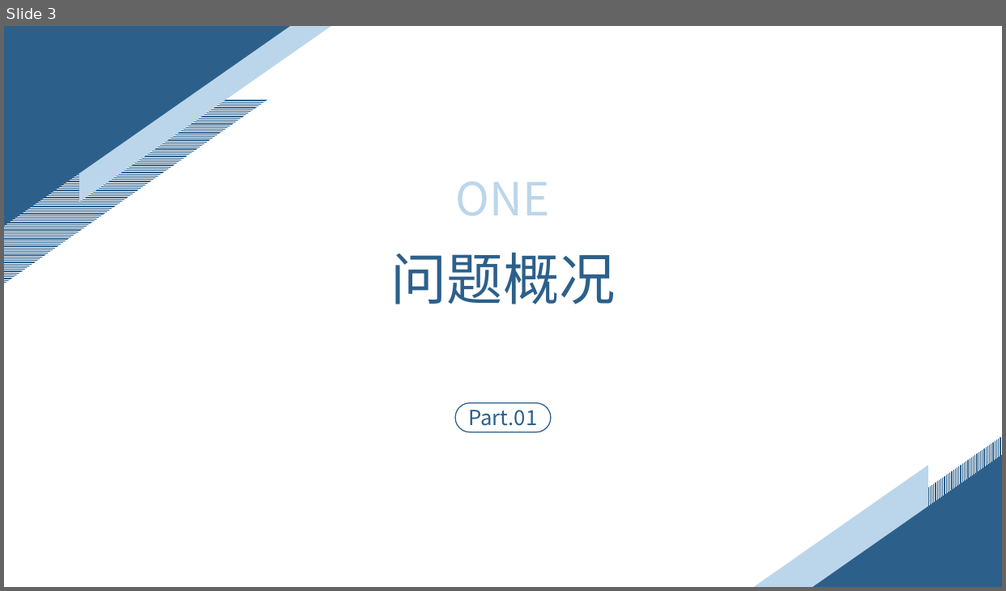
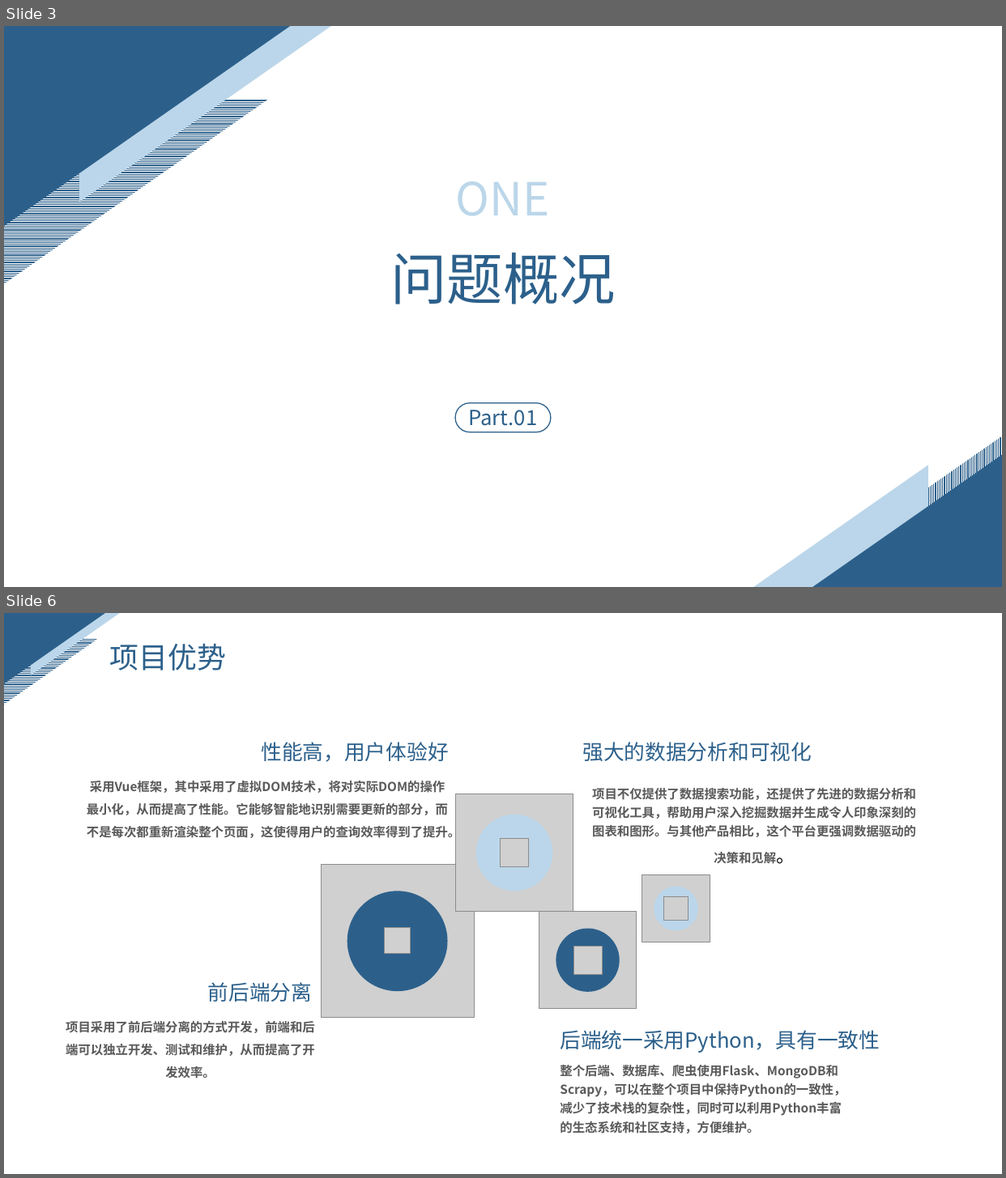
Before and after one commit to ZhangYHe/BIT-2023-ZYGC, a slide deck: doc/问题陈述.pptx. Shown one above the other, each under a label of ours: slide 3 before the commit, slides 3 and 6 after it; the slides between them are not shown. The pictures are 1006x591 and 1006x1178 pixels, drawn with LibreOffice and Linux fonts; fonts in the diff are those of the drawing; grey boxes stand for pictures. Boxes give left, top, right and bottom in pixels: in the first picture for what was removed or moved away, otherwise in the second. Text is boxed around its words. In the diff, an @@ line names an element or a change of style, - is before the commit and + after.

```diff
--- a/doc/问题陈述.pptx
+++ b/doc/问题陈述.pptx
@@ slide 6 added at (4, 613, 1002, 1174), background #FFFFFF @@
@@ right triangle added at (4, 613, 105, 684), fill #2C608B @@
@@ right triangle added at (31, 613, 120, 675), fill #BBD6EA @@
@@ right triangle added at (4, 639, 98, 705), fill pattern #2C608B on #FFFFFF @@
@@ text added at (110, 644, 227, 671), 28 pt, text #2C608B @@
+项目优势
@@ text added at (261, 742, 448, 762), 20 pt, text #2C608B @@
+性能高，用户体验好
@@ text added at (582, 742, 812, 761), 20 pt, text #2C608B @@
+强大的数据分析和可视化
@@ text added at (87, 781, 460, 840), 12 pt, text #595959, bold @@
+采用Vue框架，其中采用了虚拟DOM技术，将对实际DOM的操作最小化，从而提高了性能。它能够智能地识别需要更新的部分，而不是每次都重新渲染整个页面，这使得用户的查询效率得到了提升。
@@ text added at (592, 788, 916, 864), 12 pt, text #595959, bold @@
+项目不仅提供了数据搜索功能，还提供了先进的数据分析和可视化工具，帮助用户深入挖掘数据并生成令人印象深刻的图表和图形。与其他产品相比，这个平台更强调数据驱动的决策和见解。
@@ group added at (321, 794, 710, 1018): 8 pictures, 4 ellipses @@
@@ text added at (208, 982, 312, 1002), 20 pt, text #2C608B @@
+前后端分离
@@ text added at (66, 1021, 315, 1079), 12 pt, text #595959, bold @@
+项目采用了前后端分离的方式开发，前端和后端可以独立开发、测试和维护，从而提高了开发效率。
@@ text added at (560, 1030, 880, 1053), 20 pt, text #2C608B @@
+后端统一采用Python，具有一致性
@@ text added at (560, 1065, 846, 1134), 12 pt, text #595959, bold @@
+整个后端、数据库、爬虫使用Flask、MongoDB和Scrapy，可以在整个项目中保持Python的一致性，减少了技术栈的复杂性，同时可以利用Python丰富的生态系统和社区支持，方便维护。
```
Also in this commit, not shown: 1 slide changed, 9 other slides added, 2 slides removed.
